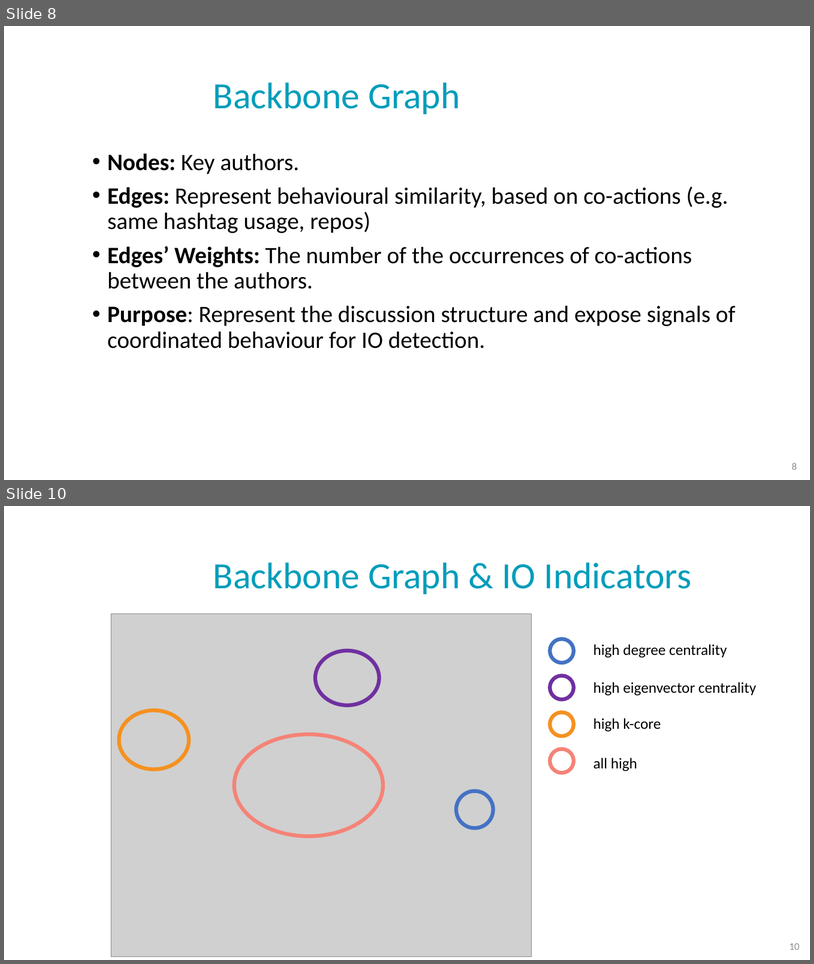
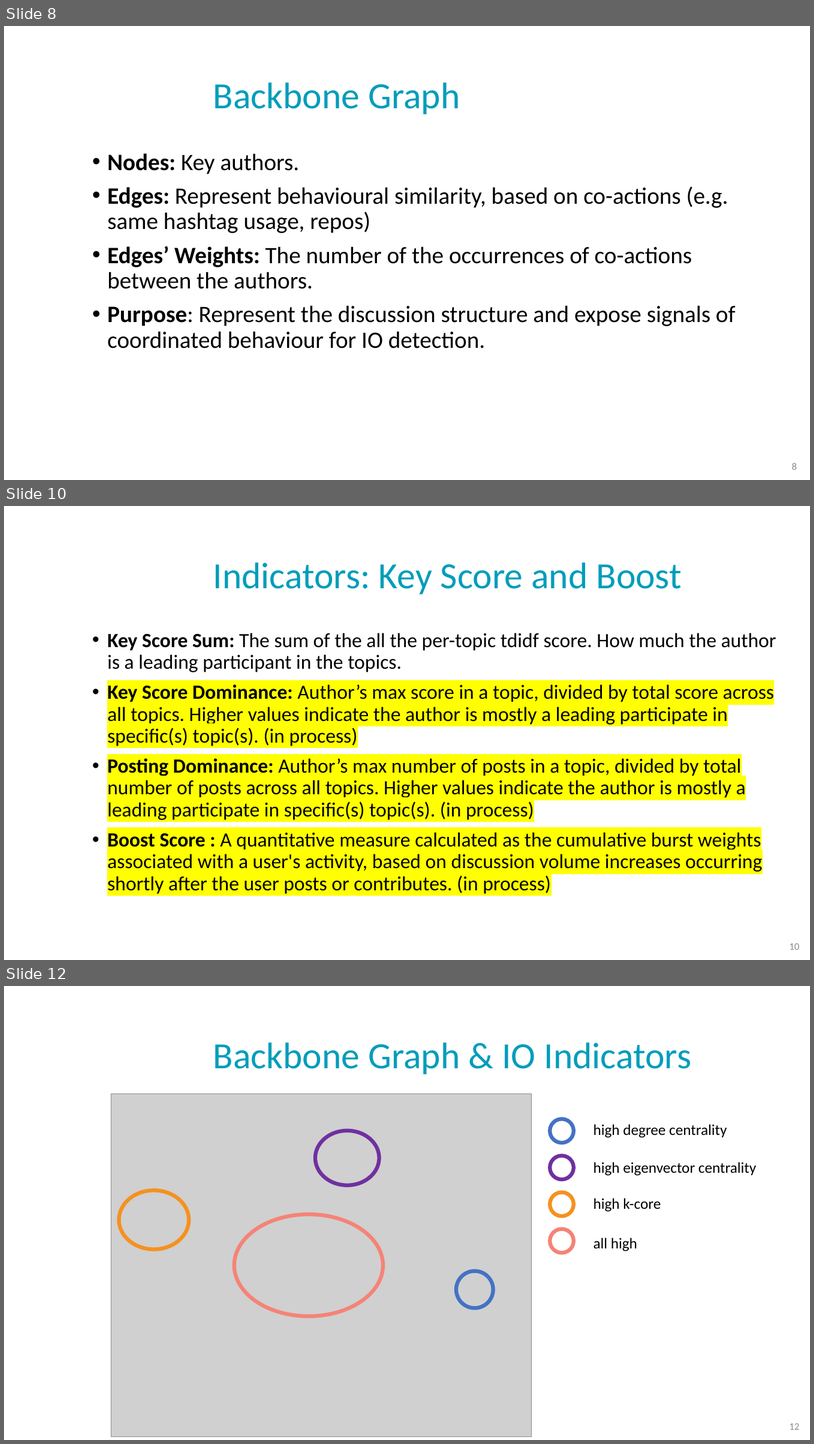
Before and after one commit to NoaTal1996/Backbone-Graph, a slide deck: docs/meeting/2026_03_08.pptx. Shown one above the other, each under a label of ours: slides 8 and 10 before the commit, slides 8, 10 and 12 after it; the slides between them are not shown. The pictures are 814x964 and 814x1444 pixels, drawn with LibreOffice and Linux fonts; fonts in the diff are those of the drawing; grey boxes stand for pictures; background and template pictures are left out. Boxes give left, top, right and bottom in pixels: in the first picture for what was removed or moved away, otherwise in the second. Text is boxed around its words. In the diff, an @@ line names an element or a change of style, - is before the commit and + after.

```diff
--- a/docs/meeting/2026_03_08.pptx
+++ b/docs/meeting/2026_03_08.pptx
@@ slide 10 added at [4,506,810,960], background picture (left out) @@
@@ title added at [213,562,682,594], 44 pt, text #009DBB @@
+Indicators: Key Score and Boost
@@ text added at [107,633,777,894], 24 pt, text #000000 @@
+• Key Score Sum: The sum of the all the per-topic tdidf score. How much the author is a leading participant in the topics.
+• Key Score Dominance: Author’s max score in a topic, divided by total score across all topics. Higher values indicate the author is mostly a leading participate in specific(s) topic(s). (in process)
+• Posting Dominance: Author’s max number of posts in a topic, divided by total number of posts across all topics. Higher values indicate the author is mostly a leading participate in specific(s) topic(s). (in process)
+• Boost Score : A quantitative measure calculated as the cumulative burst weights associated with a user's activity, based on discussion volume increases occurring shortly after the user posts or contributes. (in process)
@@ page number added at [789,943,800,949], 12 pt, text #8C8C8C @@
+10
@@ what was slide 10 is now slide 12 @@
@@ page number at [789,1423,800,1429]: text changed @@
-10
+12
```
Also in this commit, not shown: 4 slides changed, 10 other slides added, 2 other files.
